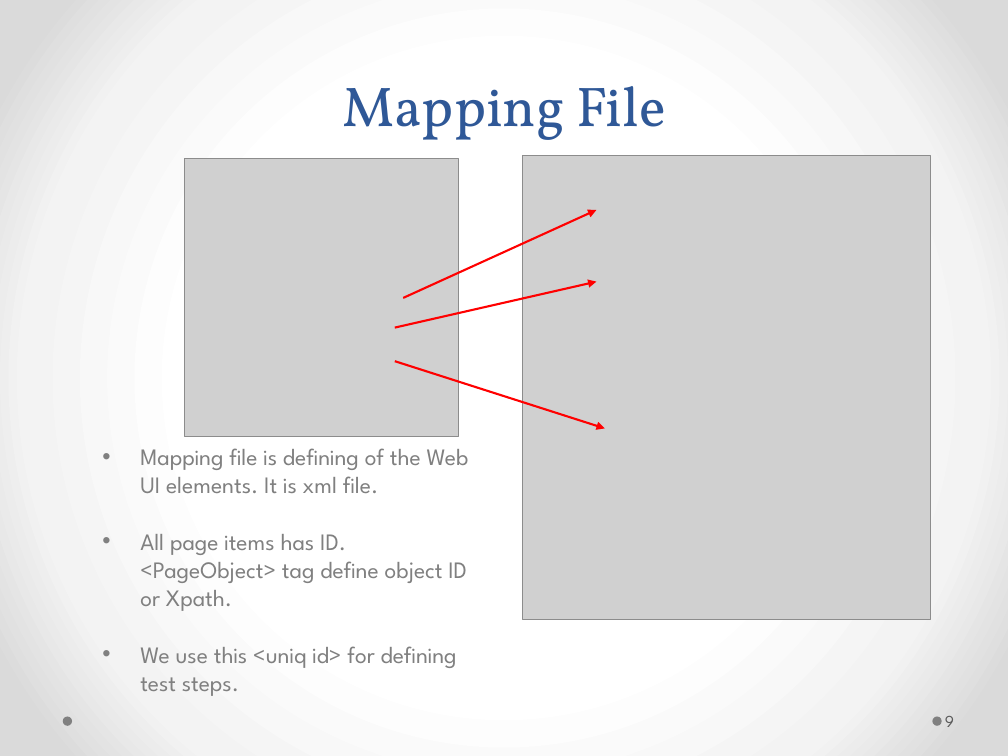
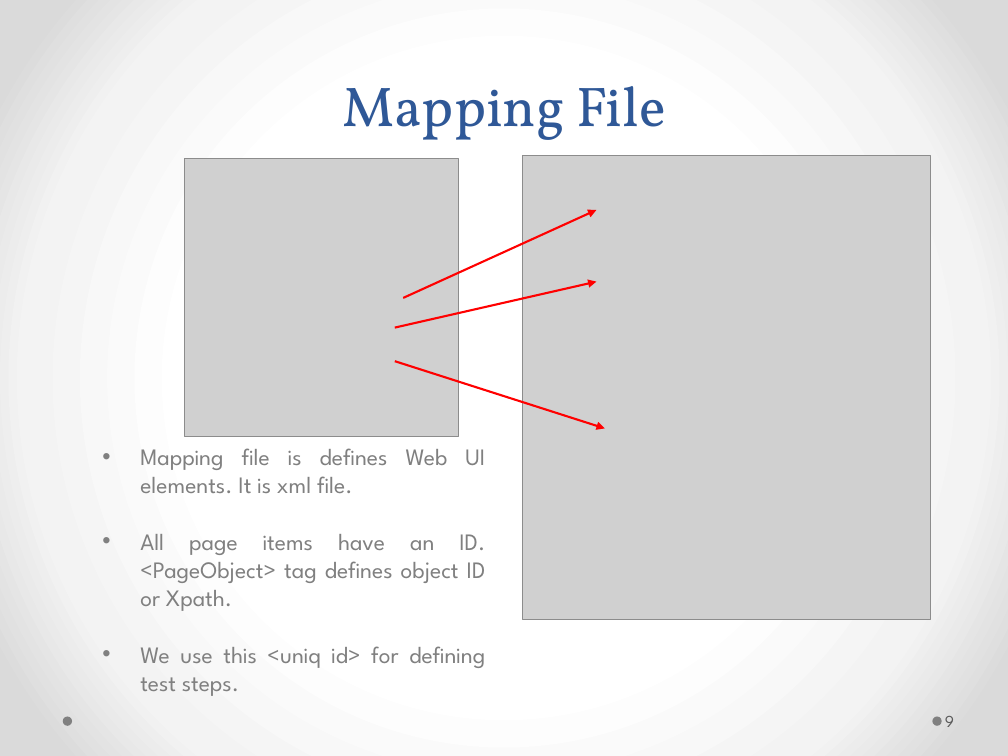
Before and after one commit to genehas/CENG552-SwTesting, a slide deck: slide 9 of jarFolder/CENG552PresentationBurcuGökçe.pptx. Drawn at 1008x756 pixels with LibreOffice and Linux fonts; fonts in the diff are those of the drawing; grey boxes stand for pictures. Boxes give left, top, right and bottom in pixels: in the first picture for what was removed or moved away, otherwise in the second. Text is boxed around its words. In the diff, an @@ line names an element or a change of style, - is before the commit and + after.

```diff
--- a/jarFolder/CENG552PresentationBurcuGökçe.pptx
+++ b/jarFolder/CENG552PresentationBurcuGökçe.pptx
@@ text at bbox=[140, 448, 486, 611]: text changed @@
-• Mapping file is defining of the Web UI elements. It is xml file.
-• All page items has ID. <PageObject> tag define object ID or Xpath.
+• Mapping file is defines Web UI elements. It is xml file.
+• All page items have an ID. <PageObject> tag defines object ID or Xpath.
@@ text at bbox=[140, 646, 485, 668]: alignment left to justified @@
```
Also in this commit, not shown: 12 other slides changed.
